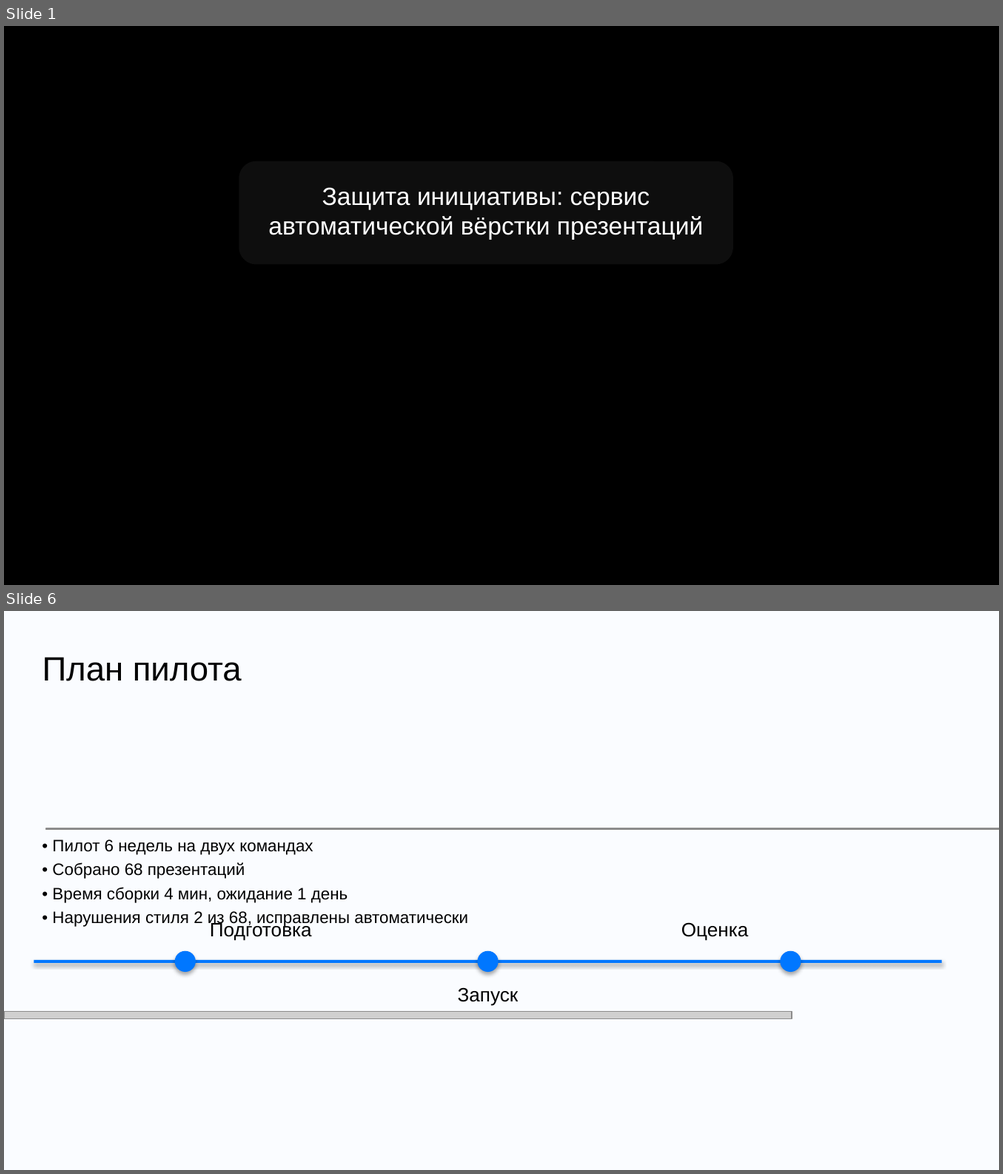
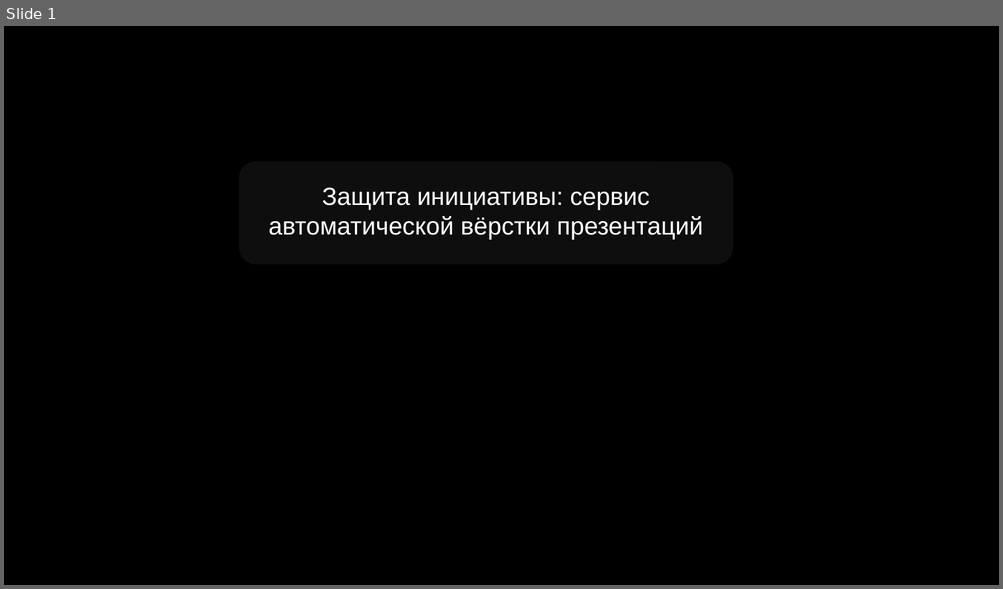
Before and after one commit to DiFoxenGit/-VKTechHackathon, a slide deck: samples/VK_Tech_шаблон__classic.pptx. Shown one above the other, each under a label of ours: slides 1 and 6 before the commit, slide 1 after it; the slides between them are not shown. The pictures are 1003x1174 and 1003x589 pixels, drawn with LibreOffice and Linux fonts; fonts in the diff are those of the drawing; grey boxes stand for pictures; background and template pictures are left out. Boxes give left, top, right and bottom in pixels: in the first picture for what was removed or moved away, otherwise in the second. Text is boxed around its words. In the diff, an @@ line names an element or a change of style, - is before the commit and + after.

```diff
--- a/samples/VK_Tech_шаблон__classic.pptx
+++ b/samples/VK_Tech_шаблон__classic.pptx
@@ slide 6 removed at [4, 611, 999, 1170], background #FAFCFF @@
@@ text removed at [42, 657, 242, 681] @@
-План пилота
@@ picture removed at [45, 829, 999, 830] @@
@@ text removed at [52, 840, 468, 927] @@
-• Пилот 6 недель на двух командах
-• Собрано 68 презентаций
-• Время сборки 4 мин, ожидание 1 день
-• Нарушения стиля 2 из 68, исправлены автоматически
@@ text removed at [210, 921, 312, 941] @@
-Подготовка
@@ text removed at [681, 923, 748, 941] @@
-Оценка
@@ rectangle removed at [34, 960, 942, 963] @@
@@ ellipse removed at [175, 951, 196, 972] @@
@@ ellipse removed at [478, 951, 498, 972] @@
@@ ellipse removed at [780, 951, 801, 972] @@
@@ text removed at [458, 988, 518, 1006] @@
-Запуск
@@ picture removed at [4, 1012, 791, 1019] @@
```
Also in this commit, not shown: 4 slides changed, 5 slides added, 4 other slides removed, 19 other files.
